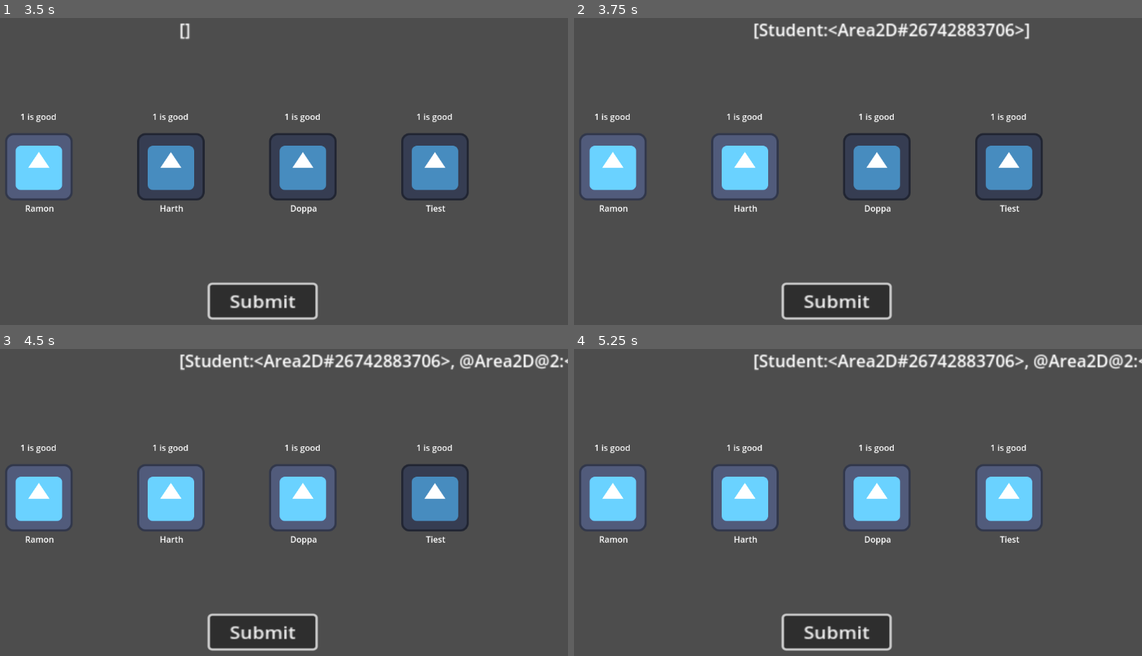
Above: before the commit, frames 1-4 (two rows, left to right).
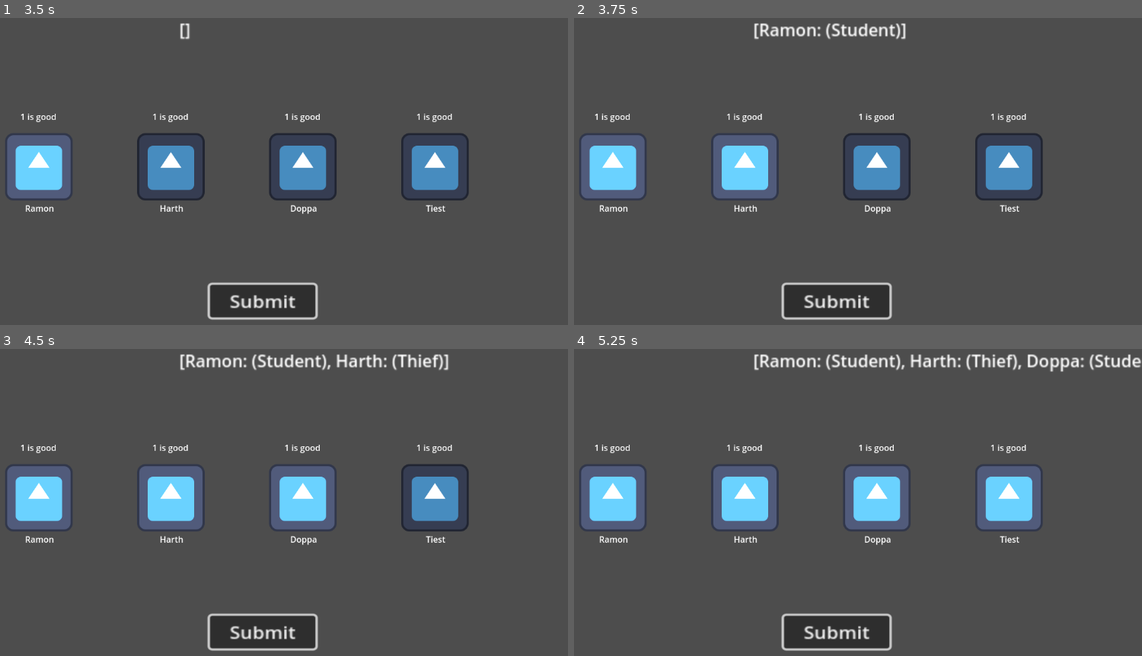
Above: after the commit, the same moments.

Repository: vbAarav/school-snatcher
Game: Godot game, scene res://Scenes/main.tscn
Same seed, same stepped clock (60 frames per second), same inputs: the game is played once before the commit and once after it. The engine's default icon, where the game draws it, is replaced by a stand-in: a white triangle on a blue panel in a dark square.
Inputs (mouse positions are in pixels of both pictures, inside the frame that each line leads up to):
- Up to frame 1 (3.5 s): click "Submit" at 0.5 s; click "Submit" at 1.25 s; click "Submit" at 2 s; tap Enter at 2.75 s; move the mouse to (39, 165) at 2.77 s; click (39, 165) at 2.92 s
- Up to frame 2 (3.75 s): tap Space at 3.5 s; move the mouse to (744, 165) at 3.52 s; click (744, 165) at 3.67 s
- Up to frame 3 (4.5 s): tap Enter at 4.25 s; move the mouse to (301, 496) at 4.27 s; click (301, 496) at 4.42 s
- Up to frame 4 (5.25 s): tap Space at 5 s; move the mouse to (1011, 496) at 5.02 s; click (1011, 496) at 5.17 s

Frame 1 is identical in both runs. In frame 2, 1.2% of the frame differs, in the area x 32-81%, y 1-7%; in frame 3, 1.8%; in frame 4, 1.9%, in the area x 32-100%, y 1-8%.

Commit message:
Added Role Distribution To Students

Diff:
--- a/Scripts/student.gd
+++ b/Scripts/student.gd
@@ -15,6 +15,9 @@
 func _ready():
 	set_display_name(display_name)
 
+func _to_string() -> String:
+	return display_name + ": (" + str(role.name) + ")"
+
 func set_display_name(_display_name: String):
 	display_name = _display_name
 	NameLabel.text = display_name
--- a/Scripts/students_manager.gd
+++ b/Scripts/students_manager.gd
@@ -13,6 +13,7 @@
 func _ready():
 	create_students()
 	set_students_location()
+	setup_roles()
 
 # Initalisation Functions
 func create_students():
@@ -29,6 +30,13 @@
 		student.position = Vector2(150 + x_offset, 300)
 		x_offset += 250
 
+func setup_roles():
+	for student in students:
+		student.role = Role.new("Student", Role.StudentAlignment.GOOD)
+	students[randi() % students.size()].role = Role.new("Thief", Role.StudentAlignment.EVIL)
+	print(students)
+
+# On Signals
 func _on_button_pressed() -> void:
 	var selected_students: Array[Student] = []
 	for student in students:
